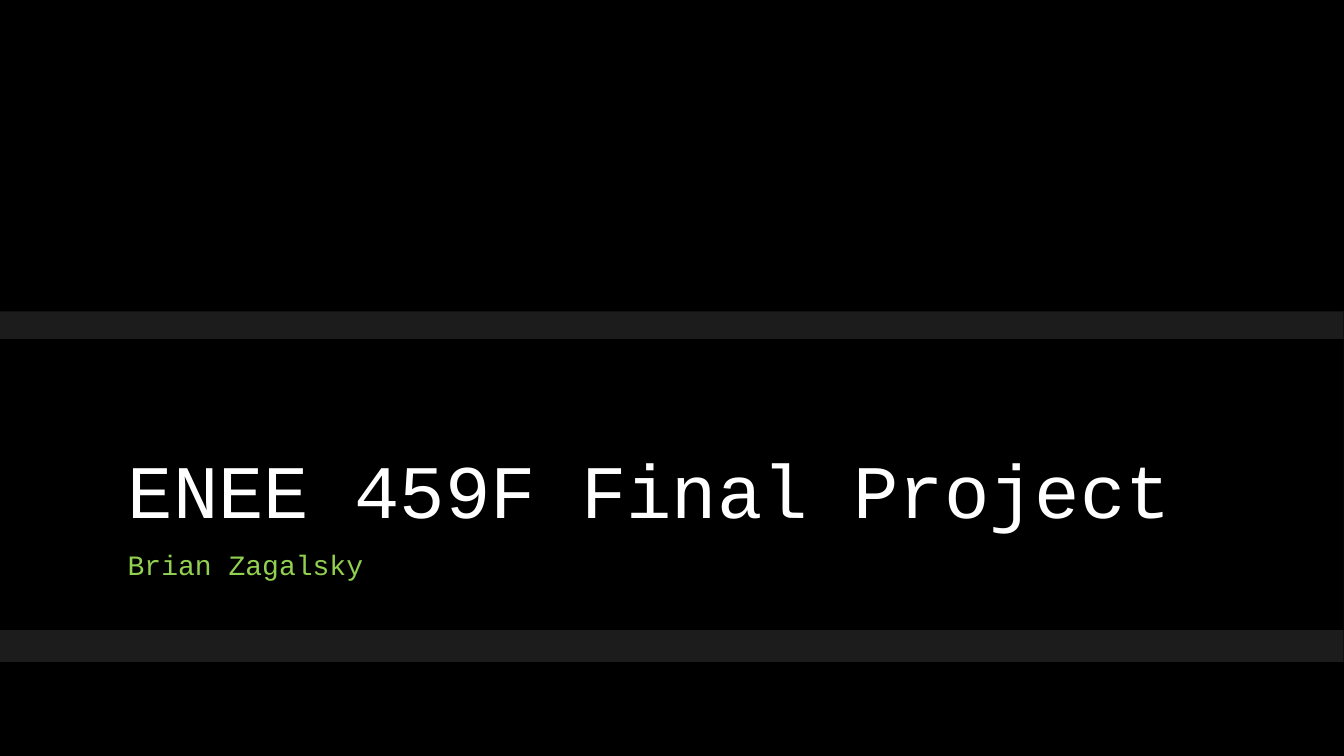
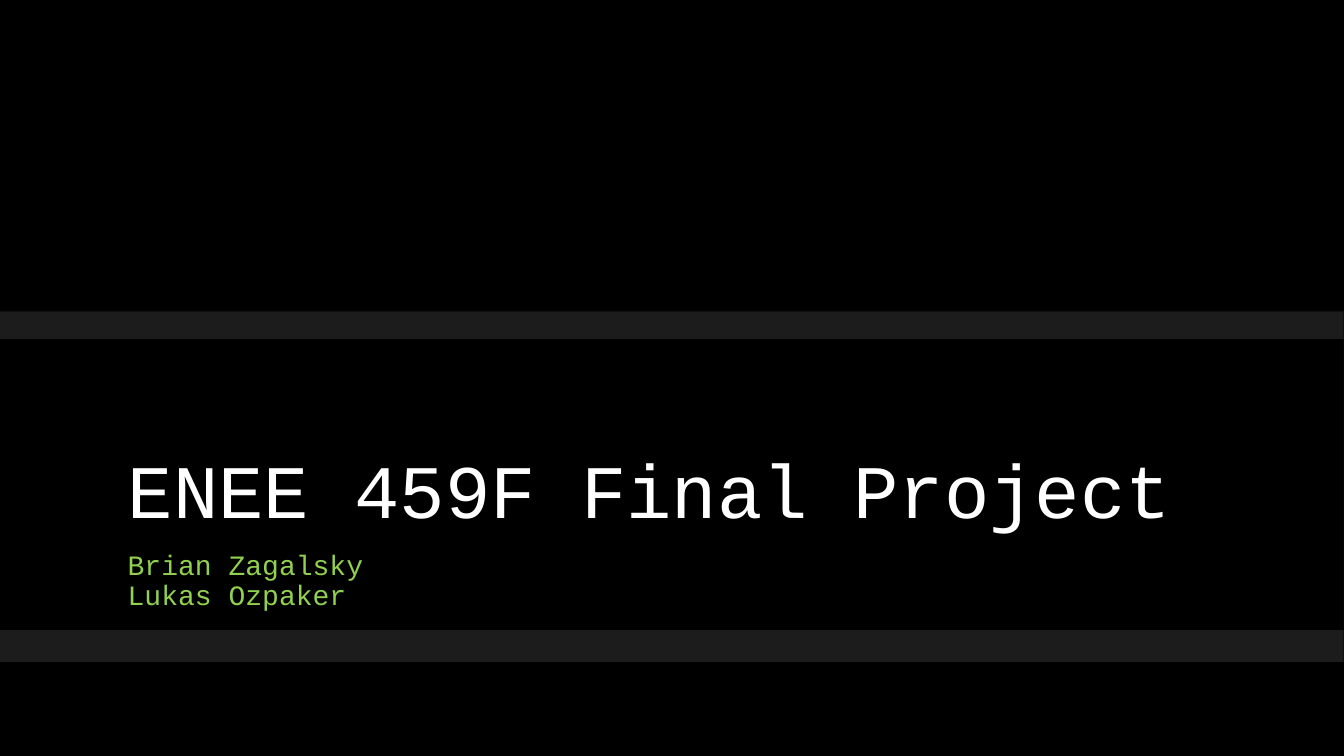
Before and after one commit to brianz123/ENEE459F_srcs, a slide deck: slide 1 of ENEE 459F Final Project.pptx. Drawn at 1344x756 pixels with LibreOffice and Linux fonts; fonts in the diff are those of the drawing; background and template pictures are left out. Boxes give left, top, right and bottom in pixels: in the first picture for what was removed or moved away, otherwise in the second. Text is boxed around its words. In the diff, an @@ line names an element or a change of style, - is before the commit and + after.

```diff
--- a/ENEE 459F Final Project.pptx
+++ b/ENEE 459F Final Project.pptx
@@ subtitle at bbox=[128, 585, 347, 611]: paragraph added @@
+Lukas Ozpaker
```
Also in this commit, not shown: 6 other slides changed, 3 slides added, 10 slides removed.
